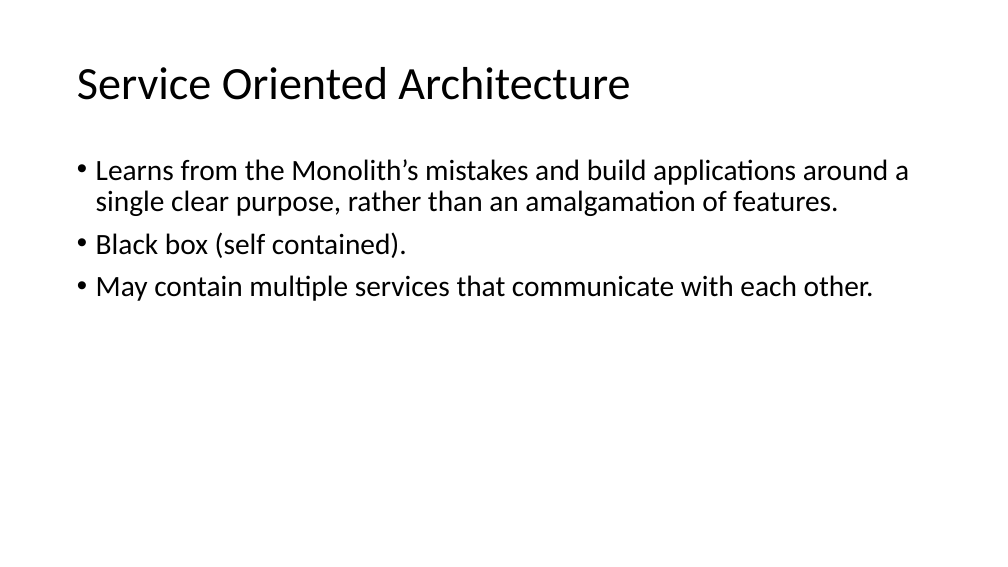
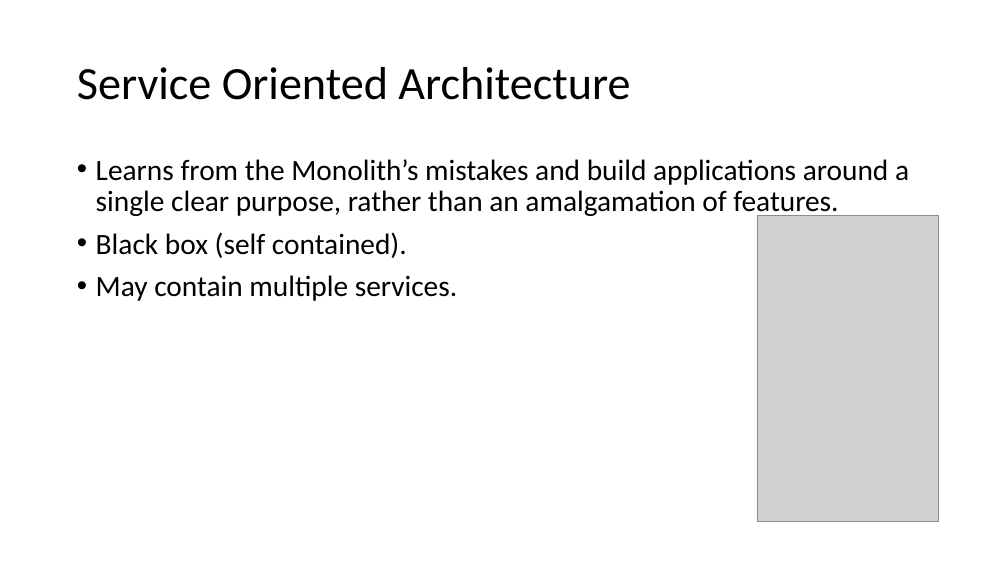
Before and after one commit to agsimeonov/docker-intro-presentation, a slide deck: slide 4 of docker-intro-presentation.pptx. Drawn at 1008x567 pixels with LibreOffice and Linux fonts; fonts in the diff are those of the drawing; grey boxes stand for pictures. Boxes give left, top, right and bottom in pixels: in the first picture for what was removed or moved away, otherwise in the second. Text is boxed around its words. In the diff, an @@ line names an element or a change of style, - is before the commit and + after.

Commit message:
Updated presentation.

```diff
--- a/docker-intro-presentation.pptx
+++ b/docker-intro-presentation.pptx
@@ picture added at [757,216,938,523] @@
@@ text at [96,275,458,301]: text changed @@
-• May contain multiple services that communicate with each other.
+• May contain multiple services.
```
Also in this commit, not shown: 4 other slides changed.
